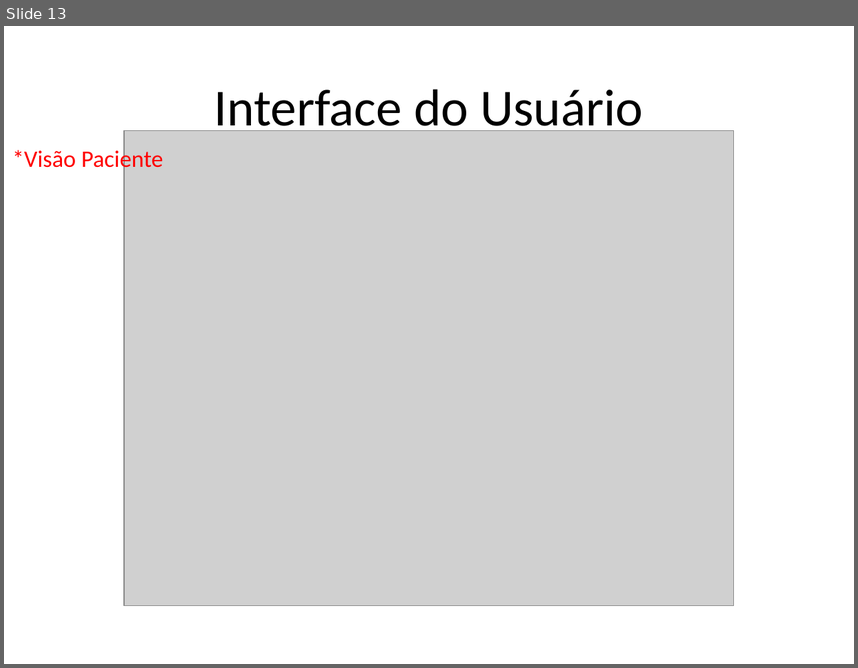
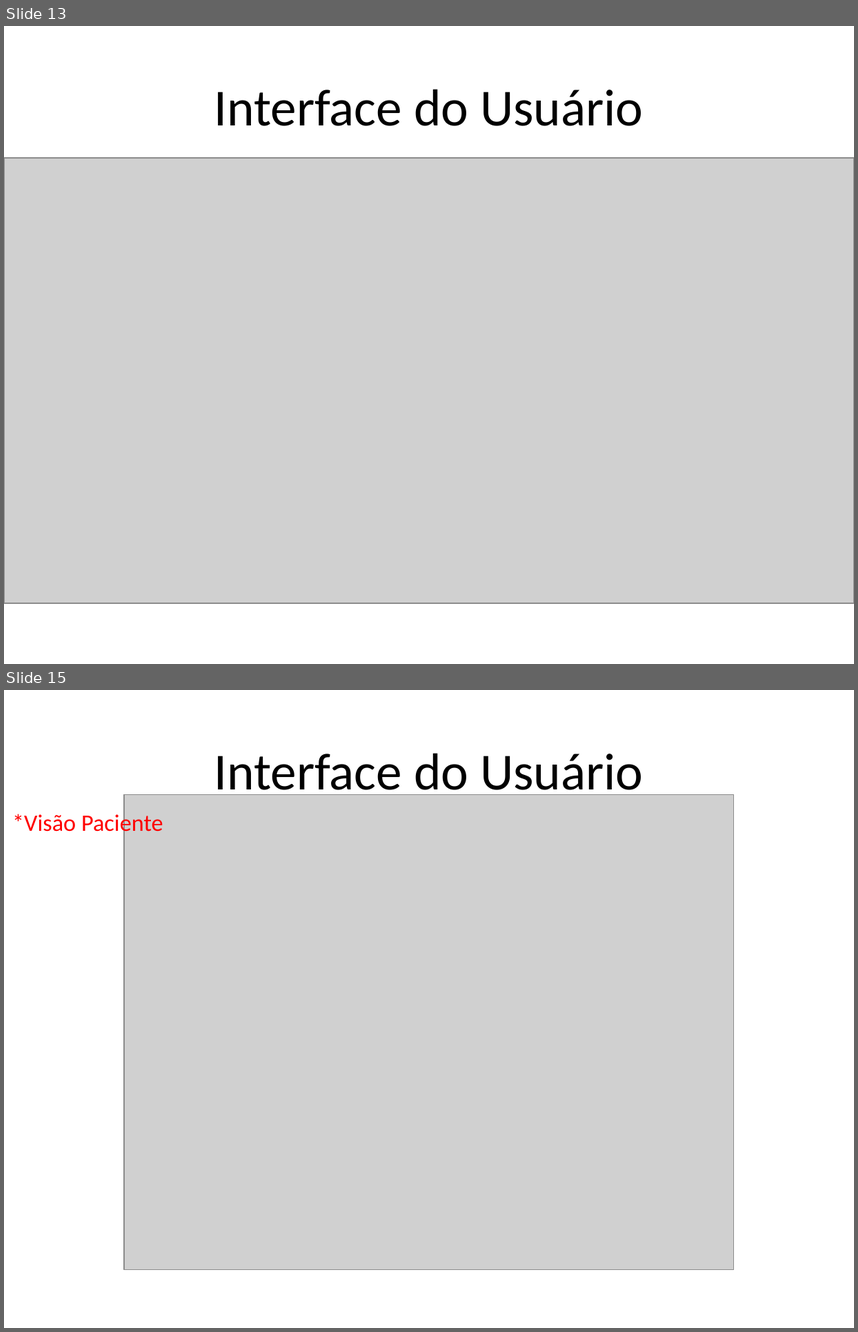
Before and after one commit to kokmz/TCCHUE, a slide deck: documentacao/G4_Apresentacao2sem2014_Final.pptx. Shown one above the other, each under a label of ours: slide 13 before the commit, slides 13 and 15 after it; the slides between them are not shown. The pictures are 858x668 and 858x1332 pixels, drawn with LibreOffice and Linux fonts; fonts in the diff are those of the drawing; grey boxes stand for pictures; background and template pictures are left out. Boxes give left, top, right and bottom in pixels: in the first picture for what was removed or moved away, otherwise in the second. Text is boxed around its words. In the diff, an @@ line names an element or a change of style, - is before the commit and + after.

```diff
--- a/documentacao/G4_Apresentacao2sem2014_Final.pptx
+++ b/documentacao/G4_Apresentacao2sem2014_Final.pptx
@@ slide 13 added at box(4, 26, 854, 664), background picture (left out) @@
@@ title added at box(214, 89, 643, 126), 44 pt, text #000000 @@
+Interface do Usuário
@@ picture added at box(4, 158, 854, 602) @@
@@ what was slide 13 is now slide 15 @@
```
Also in this commit, not shown: 1 slide changed, 4 other slides added, 2 slides removed.
